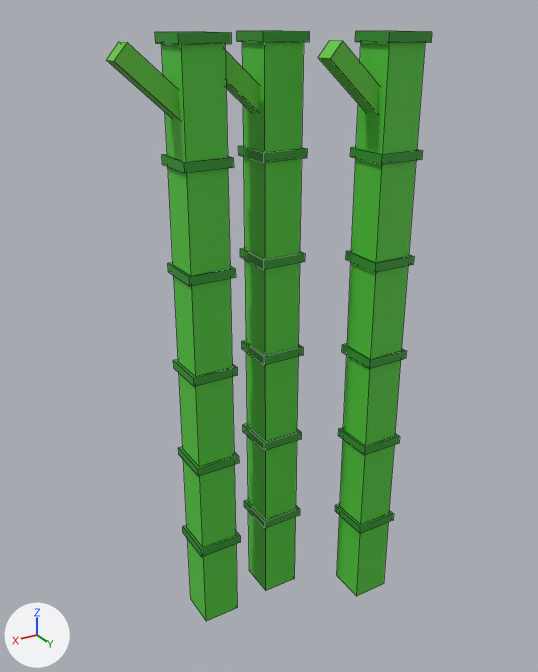
The FBX model StudAssets/Export/Sakura/Bamboo.fbx, before and after one commit.
One viewpoint serves both versions: a camera (50 mm lens) standing at (5.07, 8.02, 8.58) and looking at (0.23, -0.04, 4.55). The axes (+X, +Y, +Z) are drawn at lower left. The lights are the same throughout. The first picture is the older version. Mesh edges are drawn as thin lines. Where no turn or scale is listed for an object, it has been applied to the vertices.

The first picture shows 'Bamboo.001', 'BambooDark', 'LeafGreen.007'.
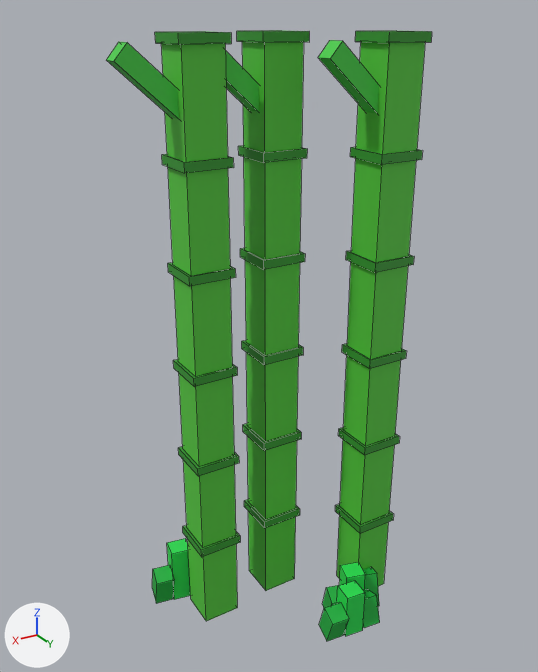
The change in detail:
Material 'GrassDark' (mat_grassdark) is new.
Its base color is (0.00802, 0.434, 0.0482) (green #16b03e).
Its roughness is 0.6.
Material 'Grass' (mat_grass) is new.
Its base color is (0.0176, 0.73, 0.0802) (green #24de50).
Its roughness is 0.6.
Mesh me_bamboo_grassdark is new.
It has 48 vertices, 36 faces and spans x -1.23..1.87, y -1.11..1.37, z -0.03..0.59.
It uses material mat_grassdark (green #16b03e).
Mesh me_bamboo_grass is new.
It has 24 vertices, 18 faces and spans x -0.93..1.57, y -1.05..1.31, z 0.0..0.9.
It uses material mat_grass (green #24de50).
Object 'GrassDark.013' (ob_grassdark_013) is new; it shows me_bamboo_grassdark.
Its location is (0.0, 0.0, 0.0).
Object 'Grass.013' (ob_grass_013) is new; it shows me_bamboo_grass.
Its location is (0.0, 0.0, 0.0).

Changed parts and their boxes [x1, y1, x2, y2] in the pictures (538 x 672 px):
'Grass.013', added: after [167, 539, 365, 636]
'GrassDark.013', added: after [152, 565, 380, 641]
